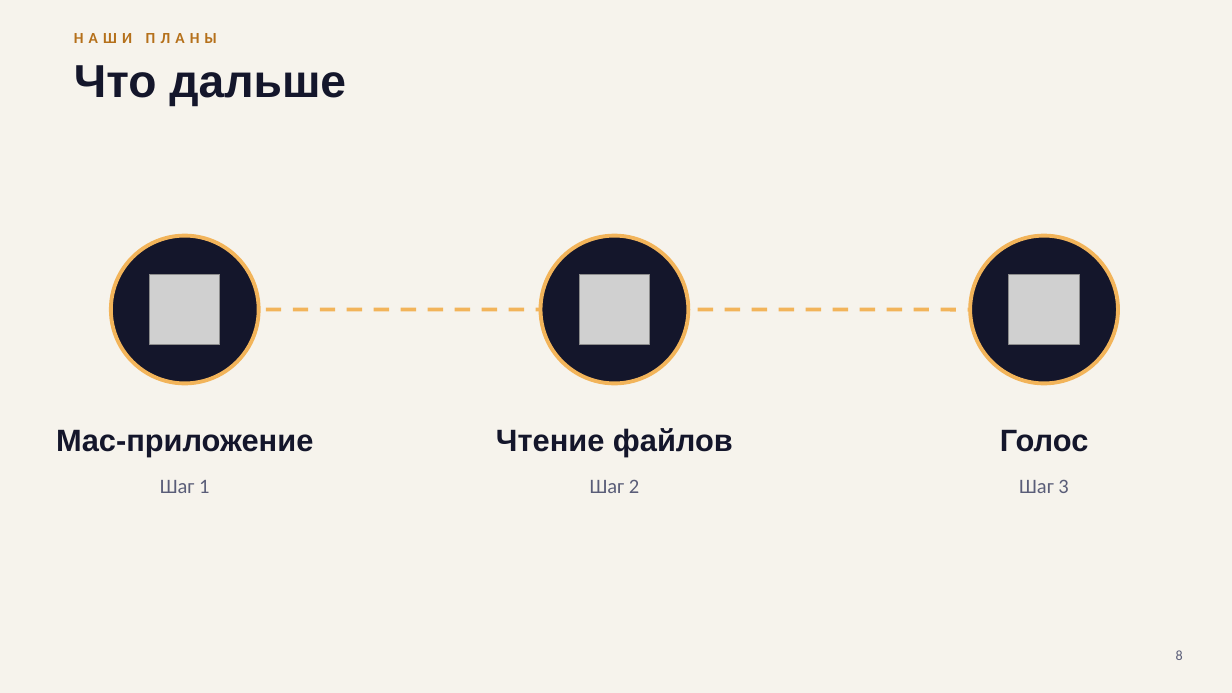
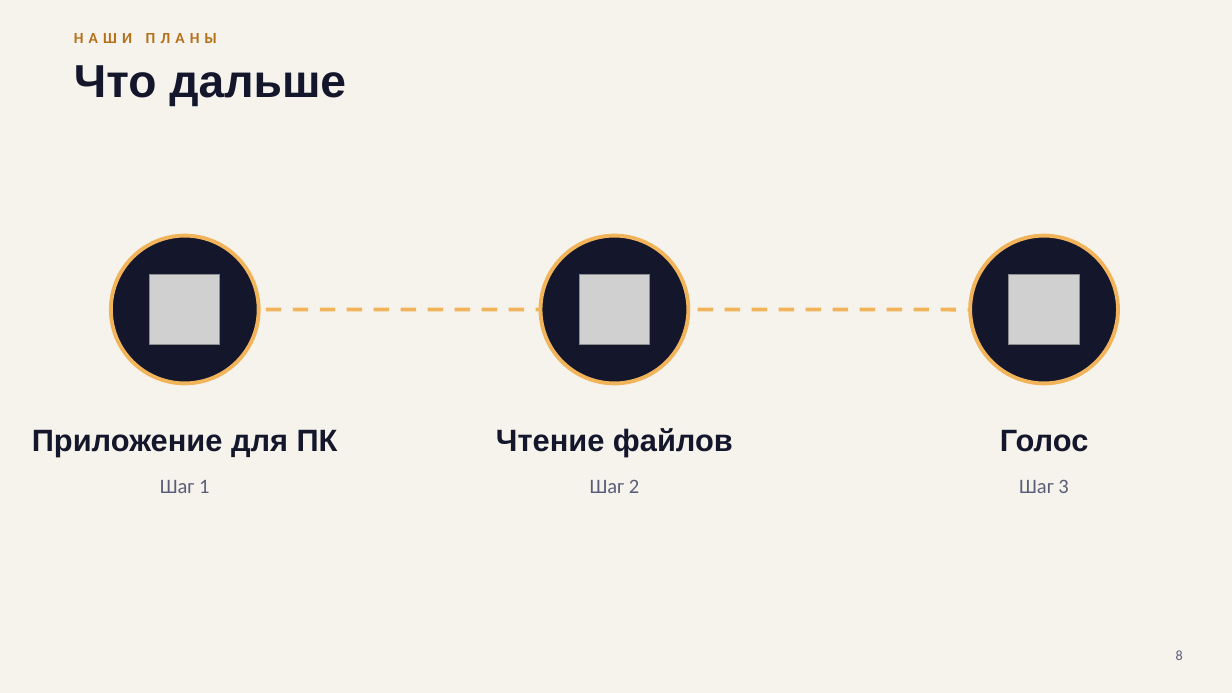
Before and after one commit to surnova2703/lumelle, a slide deck: slide 8 of docs/Lumo_AI_presentation_RU.pptx. Drawn at 1232x693 pixels with LibreOffice and Linux fonts; fonts in the diff are those of the drawing; grey boxes stand for pictures. Boxes give left, top, right and bottom in pixels: in the first picture for what was removed or moved away, otherwise in the second. Text is boxed around its words. In the diff, an @@ line names an element or a change of style, - is before the commit and + after.

```diff
--- a/docs/Lumo_AI_presentation_RU.pptx
+++ b/docs/Lumo_AI_presentation_RU.pptx
@@ text at (32,429,338,456): text changed @@
-Mac-приложение
+Приложение для ПК
```
Also in this commit, not shown: 21 other files.
